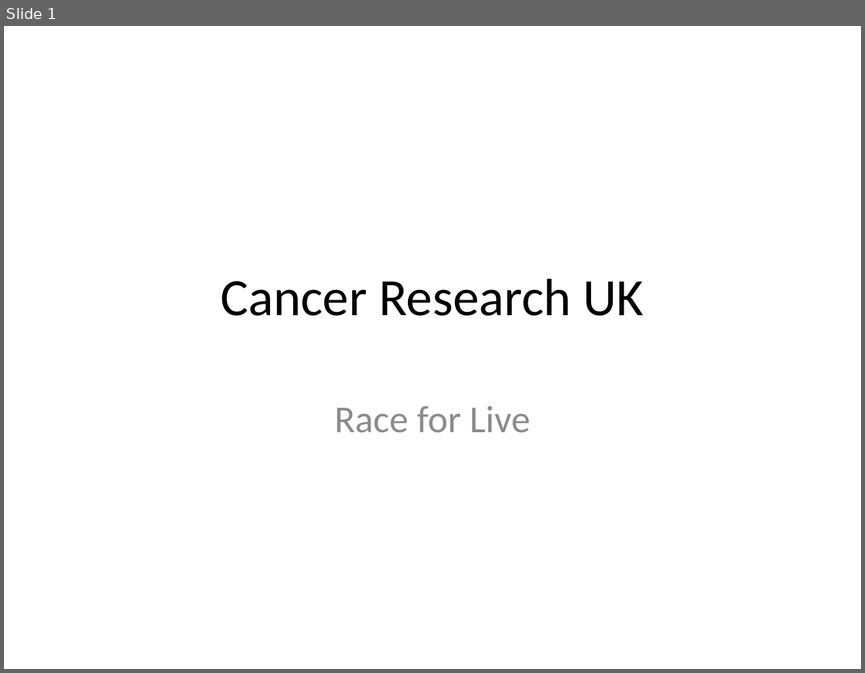
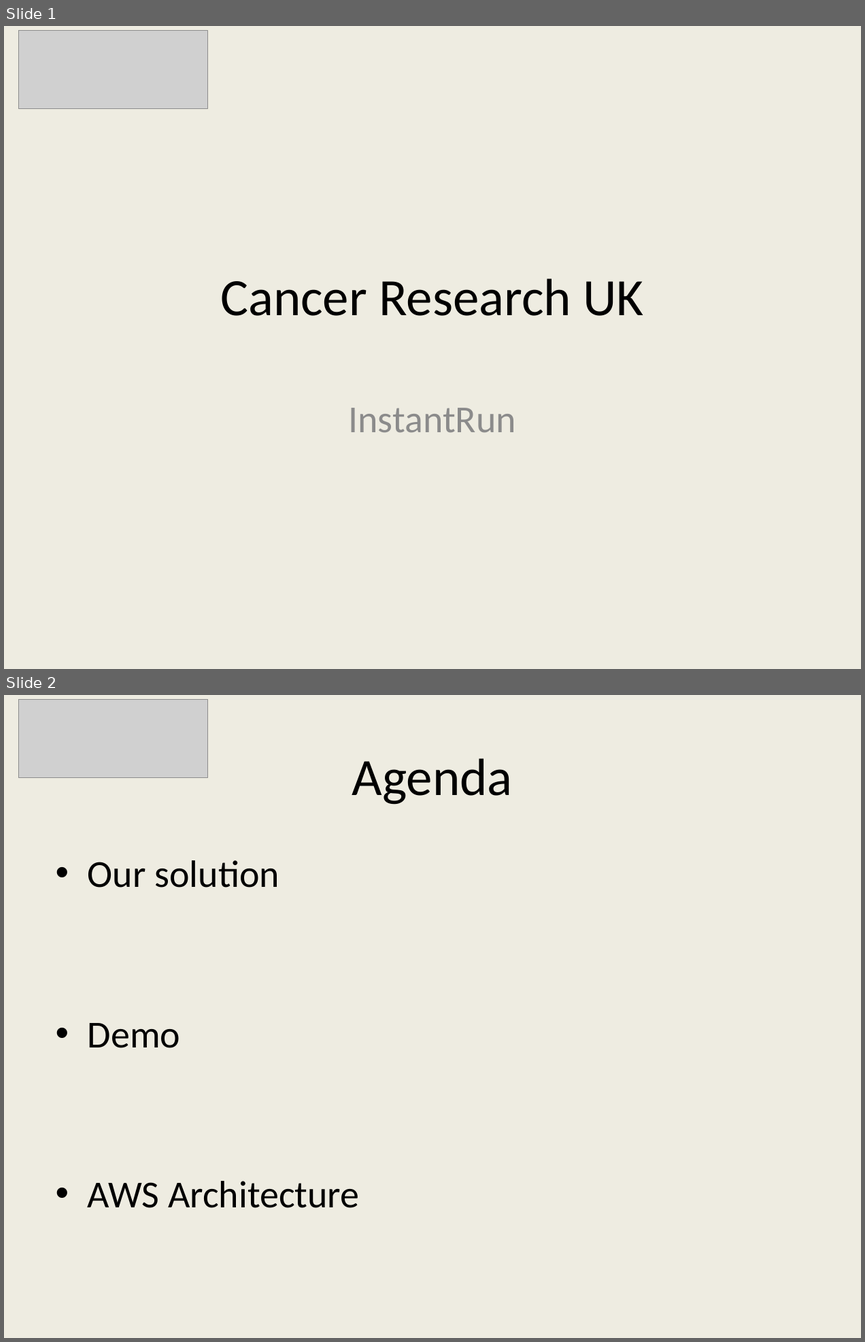
Before and after one commit to shaalin/awsHackathon2014, a slide deck: docs/Architecture.pptx. Shown one above the other, each under a label of ours: slide 1 before the commit, slides 1 and 2 after it. The pictures are 865x673 and 865x1342 pixels, drawn with LibreOffice and Linux fonts; fonts in the diff are those of the drawing; grey boxes stand for pictures. Boxes give left, top, right and bottom in pixels: in the first picture for what was removed or moved away, otherwise in the second. Text is boxed around its words. In the diff, an @@ line names an element or a change of style, - is before the commit and + after.

```diff
--- a/docs/Architecture.pptx
+++ b/docs/Architecture.pptx
@@ slide 2 added at <box>4,695,861,1338</box>, background #EEECE1 @@
@@ picture added at <box>18,699,208,778</box> @@
@@ title added at <box>352,758,513,804</box>, 44 pt, text #000000 @@
+Agenda
@@ text added at <box>88,860,359,1208</box>, 32 pt, text #000000 @@
+• Our solution
+• Demo
+• AWS Architecture
@@ slide 1 changed as well @@
@@ background #FFFFFF to #EEECE1 @@
@@ picture added at <box>18,30,208,109</box> @@
@@ subtitle at <box>349,407,516,432</box>: text changed @@
-Race for Live
+InstantRun
```
Also in this commit, not shown: 1 other slide changed, 15 other slides added, 1 slide removed.
